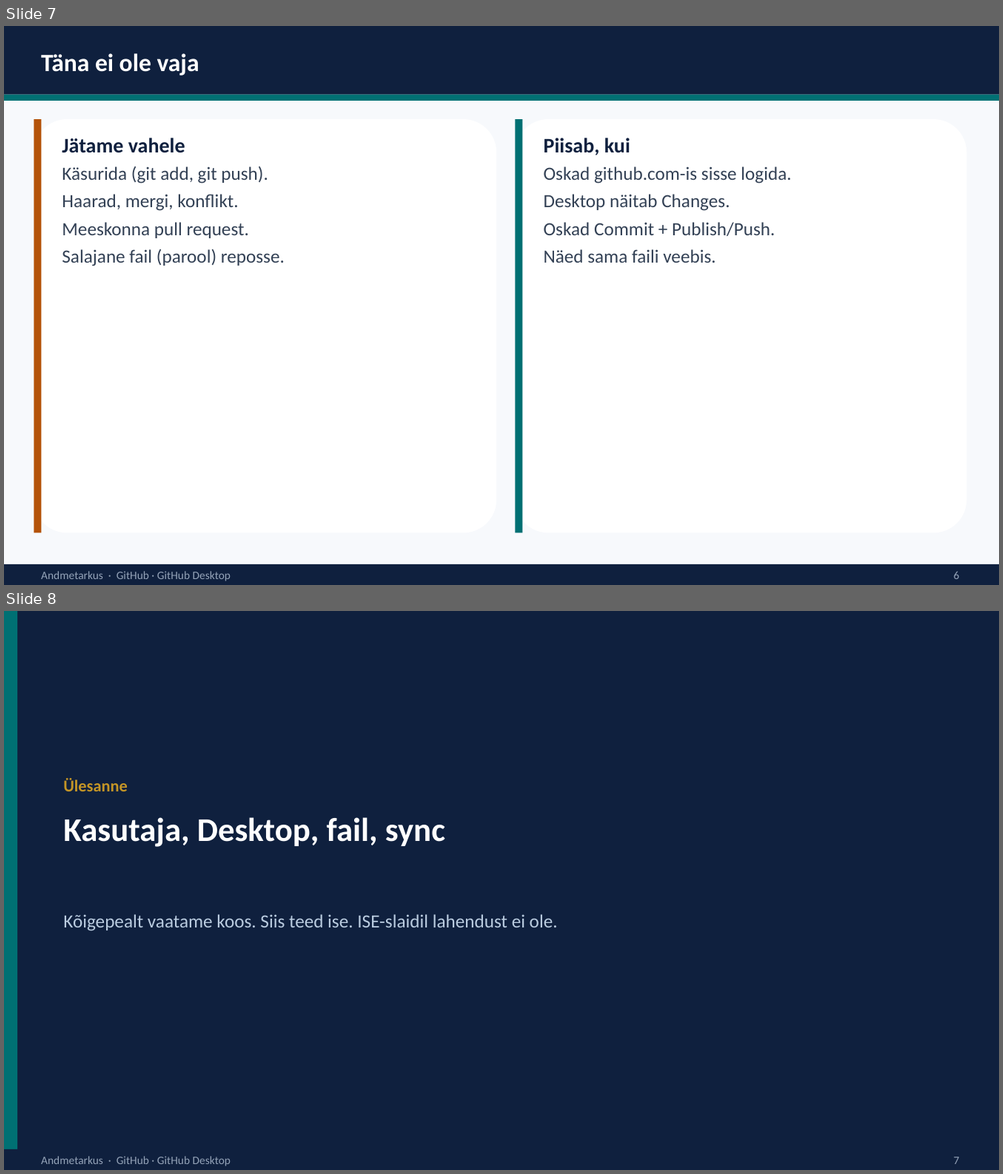
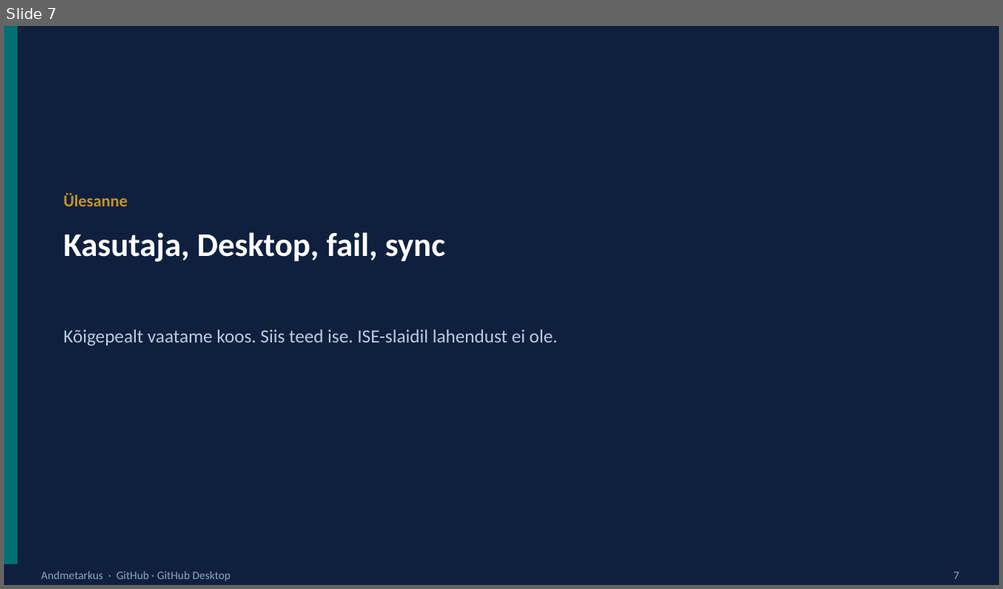
Before and after one commit to emilieabel/andmetarkus, a slide deck: Materjalid/Day15 AI Github/github-desktop-esitlus.pptx. Shown one above the other, each under a label of ours: slides 7 and 8 before the commit, slide 7 after it. The pictures are 1003x1174 and 1003x589 pixels, drawn with LibreOffice and Linux fonts; fonts in the diff are those of the drawing. Boxes give left, top, right and bottom in pixels: in the first picture for what was removed or moved away, otherwise in the second. Text is boxed around its words. In the diff, an @@ line names an element or a change of style, - is before the commit and + after.

```diff
--- a/Materjalid/Day15 AI Github/github-desktop-esitlus.pptx
+++ b/Materjalid/Day15 AI Github/github-desktop-esitlus.pptx
@@ slide 7 removed at [4, 26, 999, 585], background #FFFFFF @@
@@ rectangle removed at [4, 26, 999, 585] @@
@@ rectangle removed at [4, 26, 999, 95] @@
@@ text removed at [41, 53, 199, 76] @@
-Täna ei ole vaja
@@ rectangle removed at [4, 95, 999, 101] @@
@@ rounded rectangle removed at [34, 119, 496, 534] @@
@@ rectangle removed at [34, 119, 41, 534] @@
@@ rounded rectangle removed at [515, 119, 967, 534] @@
@@ rectangle removed at [515, 119, 523, 534] @@
@@ text removed at [62, 138, 185, 153] @@
-Jätame vahele
@@ text removed at [543, 138, 630, 156] @@
-Piisab, kui
@@ text removed at [62, 167, 284, 266] @@
-Käsurida (git add, git push).
-Haarad, mergi, konflikt.
-Meeskonna pull request.
-Salajane fail (parool) reposse.
@@ text removed at [543, 167, 791, 263] @@
-Oskad github.com-is sisse logida.
-Desktop näitab Changes.
-Oskad Commit + Publish/Push.
-Näed sama faili veebis.
@@ rectangle removed at [4, 565, 999, 585] @@
@@ text removed at [41, 571, 230, 582] @@
-Andmetarkus · GitHub · GitHub Desktop
@@ text removed at [953, 571, 959, 580] @@
-6
@@ what was slide 8 is now slide 7 @@
```
Also in this commit, not shown: 5 slides changed, 5 slides added, 2 other slides removed, 1 other file.
